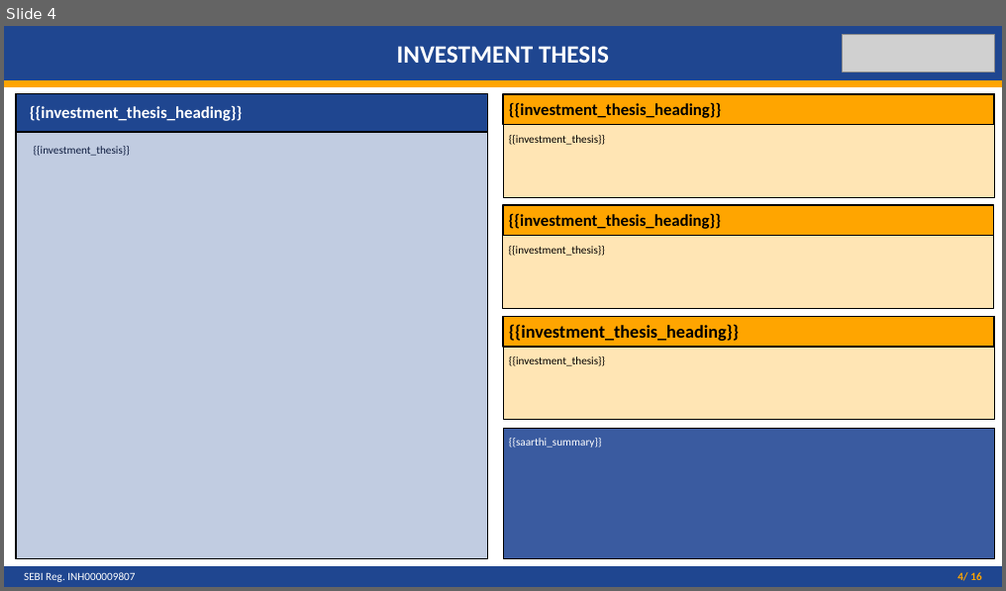
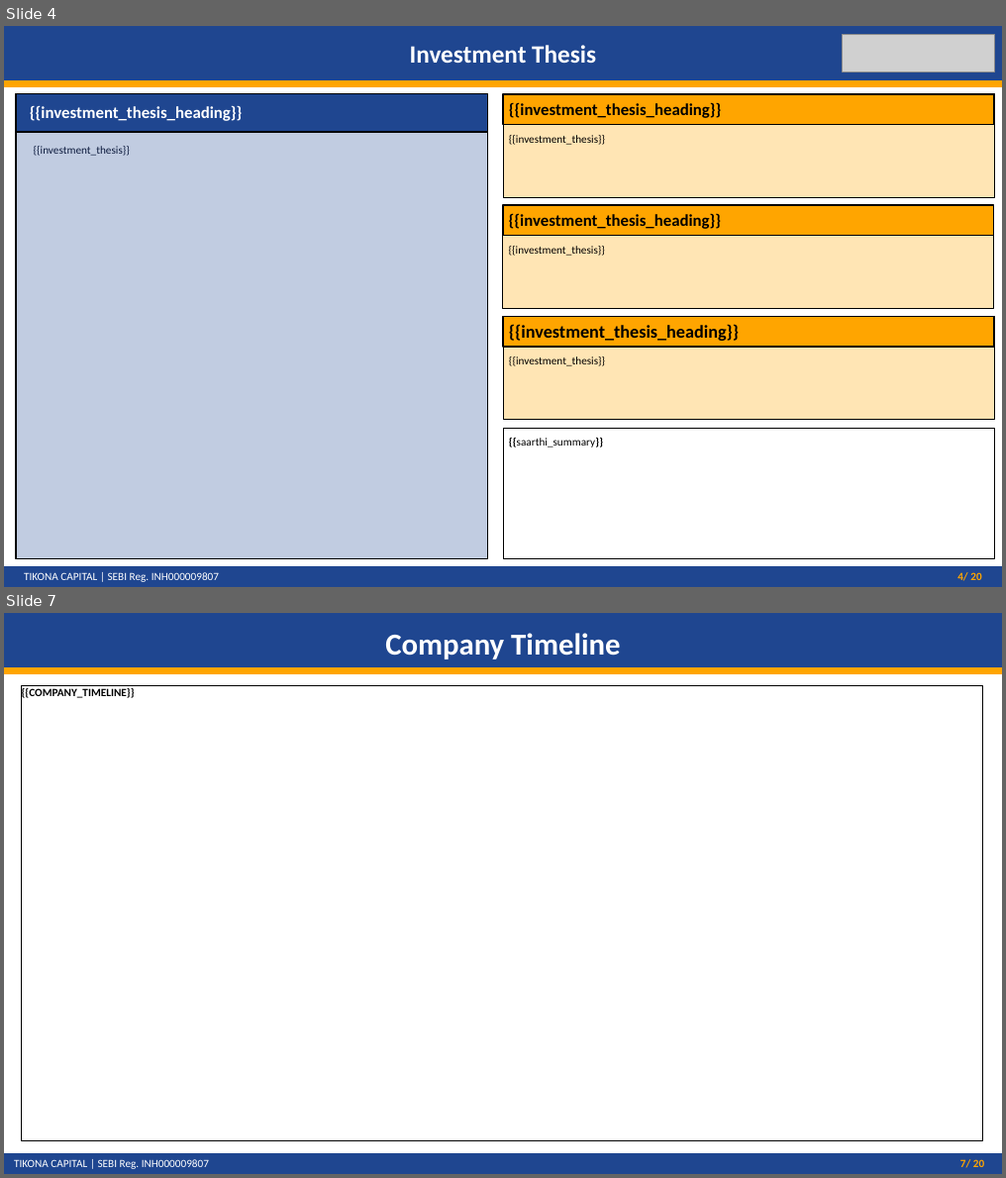
Before and after one commit to pratikgpt/tikona-research-os-2, a slide deck: master_template.pptx. Shown one above the other, each under a label of ours: slide 4 before the commit, slides 4 and 7 after it; the slides between them are not shown. The pictures are 1006x591 and 1006x1178 pixels, drawn with LibreOffice and Linux fonts; fonts in the diff are those of the drawing; grey boxes stand for pictures. Boxes give left, top, right and bottom in pixels: in the first picture for what was removed or moved away, otherwise in the second. Text is boxed around its words. In the diff, an @@ line names an element or a change of style, - is before the commit and + after.

```diff
--- a/master_template.pptx
+++ b/master_template.pptx
@@ slide 7 added at (4, 613, 1002, 1174), background #FFFFFF @@
@@ title added at (4, 613, 1002, 671), fill #1F4690, 22 pt, text #FFFFFF, bold @@
+Company Timeline
@@ rectangle added at (4, 667, 1002, 673), fill #FFA500, outline #FFA500 1 pt @@
@@ rectangle added at (21, 686, 982, 1141), fill #FFFFFF, outline #000000 0.75 pt, 8 pt, text #000000, bold @@
+{{COMPANY_TIMELINE}}
@@ rectangle added at (4, 1154, 1002, 1173), fill #1F4690, outline #1F4690 1 pt, 8 pt, text #FFFFFF @@
+TIKONA CAPITAL | SEBI Reg. INH000009807 7/ 20
@@ slide 4 changed as well @@
@@ text in rectangle at (410, 45, 596, 63): text changed @@
-INVESTMENT THESIS
+Investment Thesis
@@ rectangle at (503, 428, 994, 559): fill #3A5BA0 to #FFFFFF @@
@@ rectangle "{{saarthi_summary}}": place and size @@
-rectangle "{{saarthi_summary}}" at (509, 438, 602, 448)
+rectangle "{{saarthi_summary}}" at (509, 436, 988, 555)
@@ rectangle "{{saarthi_summary}}" at (509, 436, 988, 555): text colour #FFFFFF to #000000; bold on in "{{saarthi_summary}}"; fill none to #FFFFFF @@
@@ text at (24, 572, 219, 582): text changed @@
-SEBI Reg. INH000009807
+TIKONA CAPITAL | SEBI Reg. INH000009807
@@ text at (957, 572, 981, 581): text changed @@
-4/ 16
+4/ 20
```
Also in this commit, not shown: 18 other slides changed, 1 slide removed, 3 other files.
